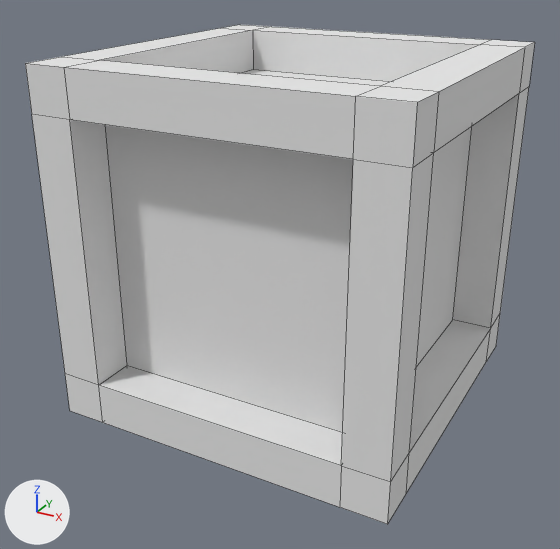
The Blender file resource/Materials/Model/cube4.blend, before and after one commit.
Rendered twice from a camera (50 mm lens) standing at (0.978, -1.901, 0.788) and looking at (-0.026, -0.076, -0.124). The lights are fixed; the arrows at lower left show +X, +Y and +Z. Mesh edges are drawn as thin lines.
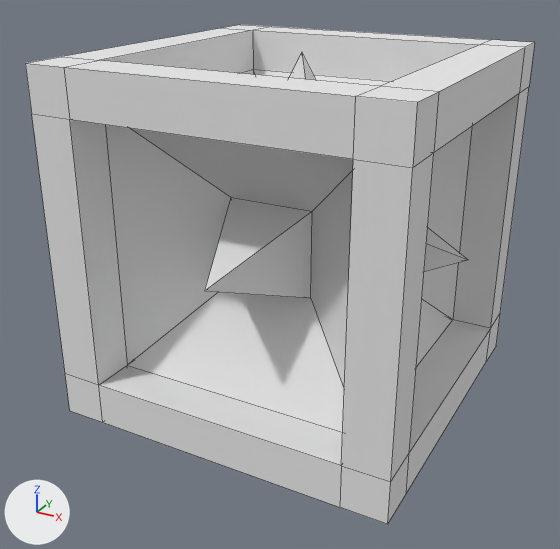
Commit message: add cube 4

Edits to the bpy script that builds the scene:
```text
Change me_cube:
    used by ob_cube; location = (0.0, 0.0, 0.0)
    remove me_cube.from_pydata(...)  # 64 vertices, 78 faces; spans x -0.5..0.5, y -0.5..0.5, z -0.5..0.5
    add me_cube.from_pydata(...)  # 94 vertices, 120 faces; spans x -0.5..0.5, y -0.5..0.5, z -0.5..0.5
    me_cube part 1
    6 faces are deleted
    22 vertices are added at x -0.5..0.5, y -0.5..0.5, z -0.5..0.5
    8 new vertices lie (0.25, 0.0, 0.0) away from vertices in x -0.125, y -0.175..0.175, z -0.175..0.175
    48 new faces join them
```

What differs and where, as boxes [x1, y1, x2, y2] in the pictures (560 x 549 px):
part 1 of me_cube, built on: before [105, 69, 472, 432]; after [105, 52, 472, 432]
